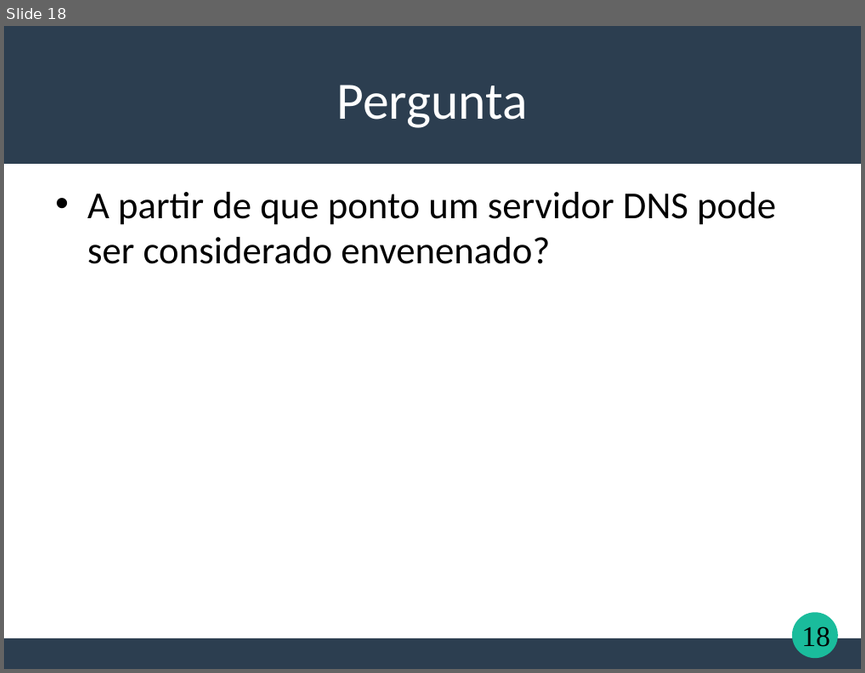
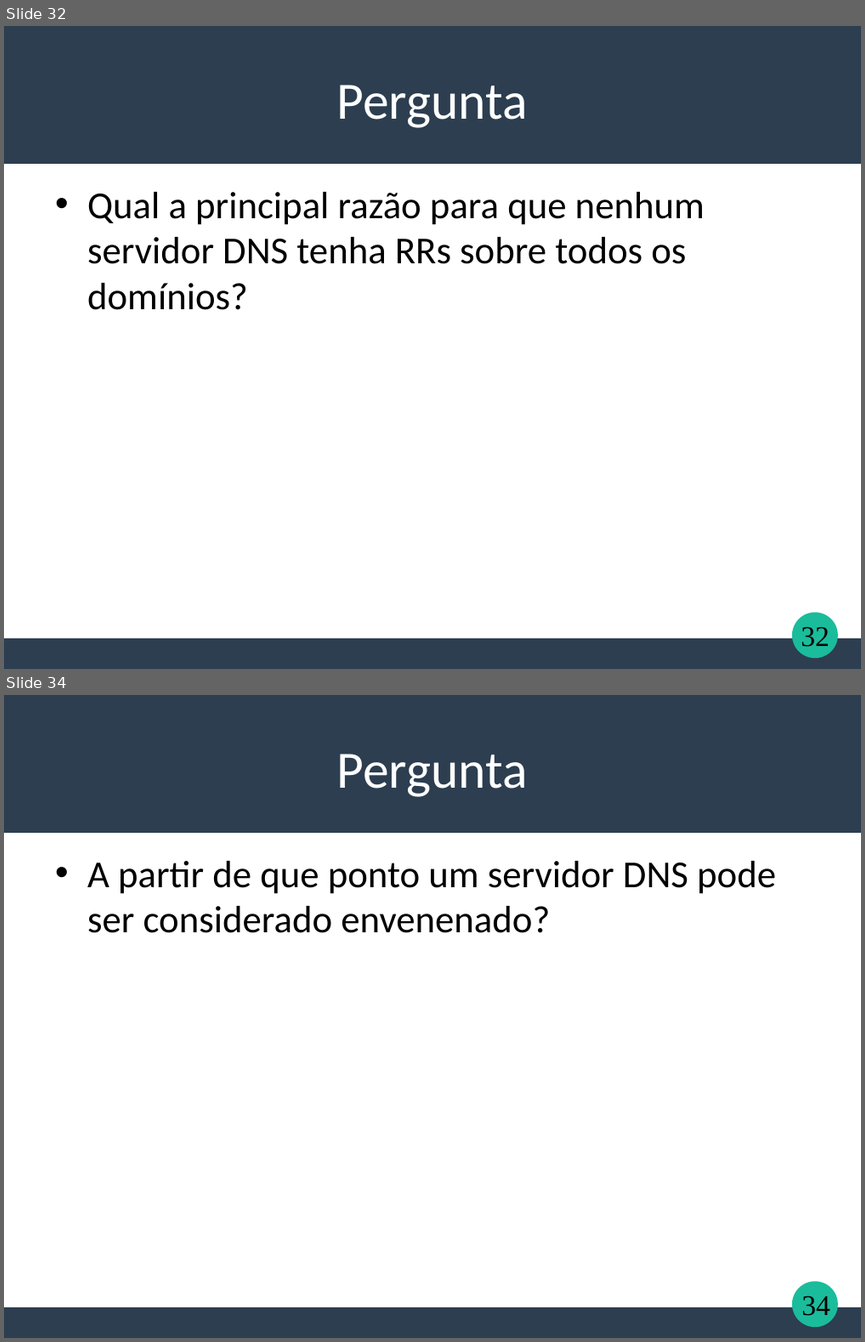
Before and after one commit to TSaytson/teste-trabalho-redes, a slide deck: DNS.ppt. Shown one above the other, each under a label of ours: slide 18 before the commit, slides 32 and 34 after it; the slides between them are not shown. The pictures are 865x673 and 865x1342 pixels, drawn with LibreOffice and Linux fonts; fonts in the diff are those of the drawing. Boxes give left, top, right and bottom in pixels: in the first picture for what was removed or moved away, otherwise in the second. Text is boxed around its words. In the diff, an @@ line names an element or a change of style, - is before the commit and + after.

Commit message:
DNS - ppt (hijacking e spoofing + perguntas)

```diff
--- a/DNS.ppt
+++ b/DNS.ppt
@@ slide 32 added at box(4, 26, 861, 669), background #FFFFFF; not listed: 3 template elements that a slide beside it also shows @@
@@ text added at box(337, 85, 528, 128), 44 pt, text #FFFFFF @@
+Pergunta
@@ text added at box(87, 192, 704, 310), 32 pt, text #000000 @@
+• Qual a principal razão para que nenhum servidor DNS tenha RRs sobre todos os domínios?
@@ page number added at box(800, 626, 829, 646), 24 pt, text #000000 @@
+32
@@ what was slide 18 is now slide 34 @@
@@ page number at box(801, 1295, 830, 1315): text changed @@
-18
+34
```
Also in this commit, not shown: 14 slides changed, 16 other slides added, 1 slide removed.
